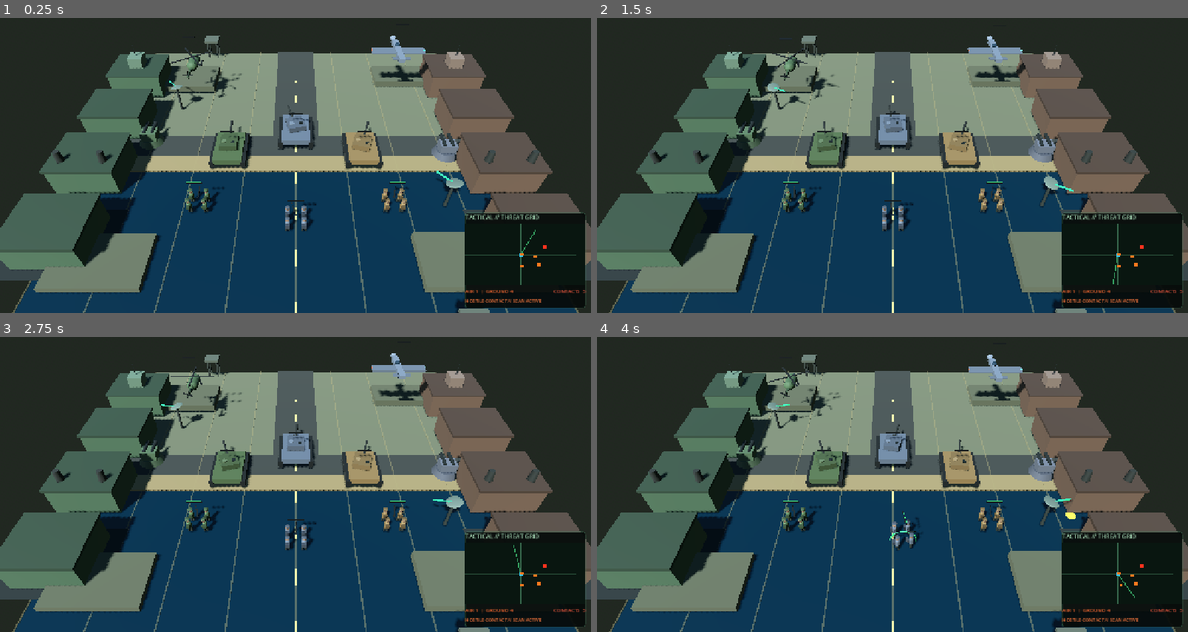
Above: before the commit, frames 1-4 (two rows, left to right).
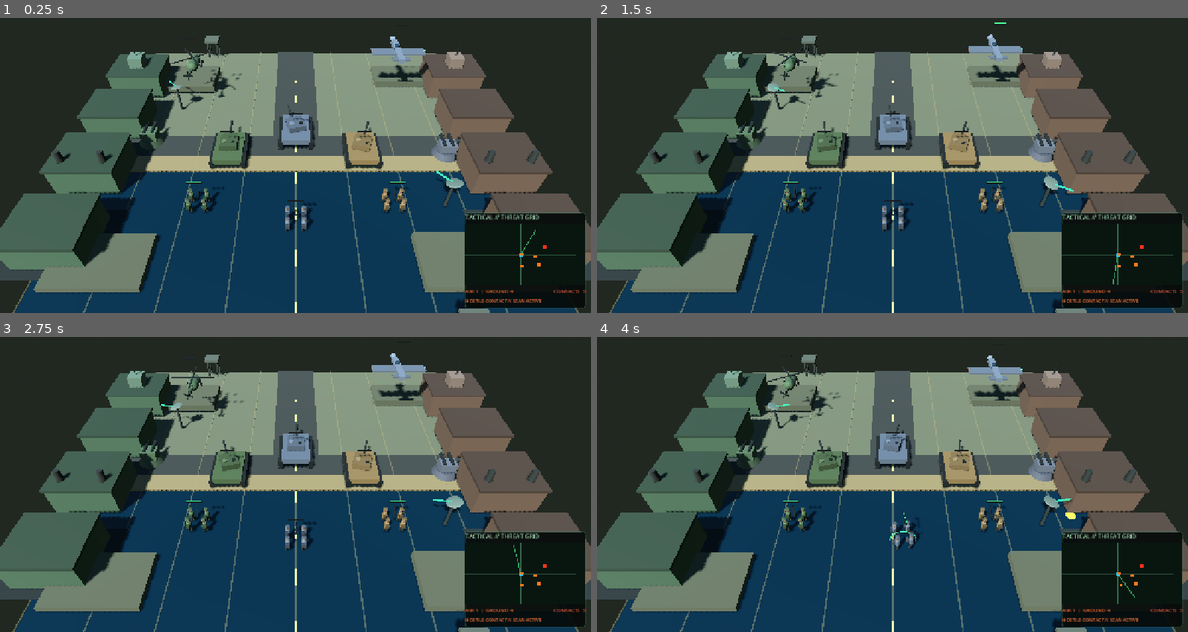
Above: after the commit, the same moments.

Repository: Jamalalbaroty/storm-generals-mobil
Game: Godot game, scene res://prototype_3d/battlefield_3d.tscn
Same seed, same stepped clock (60 frames per second), same inputs: the game is played once before the commit and once after it. This scene is started directly instead of the project's main scene.
Inputs (mouse positions are in pixels of both pictures, inside the frame that each line leads up to):
- Up to frame 1 (0.25 s): no input
- Up to frame 2 (1.5 s): move the mouse to (1022, 130) at 0.52 s; click (1022, 130) at 0.67 s; drag from (774, 162) to (862, 212) at 1.27 s
- Up to frame 3 (2.75 s): move the mouse to (354, 393) at 2.02 s; click (354, 393) at 2.17 s
- Up to frame 4 (4 s): drag from (862, 531) to (715, 416) at 2.77 s; move the mouse to (1069, 516) at 3.52 s; click (1069, 516) at 3.67 s

The runs differ from the first frame. In frame 1, 0.3% of the frame differs, in the area x 29-73%, y 6-27%; in frame 2, 0.4%, in the area x 29-73%, y 1-28%; in frame 3, 0.2%; in frame 4, 0.3%.

Commit message:
test: verify carrier aircraft deck recovery and landing

Diff:
--- a/prototype_3d/battlefield_3d.gd
+++ b/prototype_3d/battlefield_3d.gd
@@ -1297,9 +1297,11 @@
 		flight.age = age
 		var phase := float(flight.get("phase", 0.0)) + delta * 0.72
 		flight.phase = phase
-		var radius := 5.5 if age < 6.0 else lerpf(5.5, 1.2, clampf((age - 6.0) / 3.0, 0.0, 1.0))
+		var landing_progress := clampf((age - 6.0) / 3.0, 0.0, 1.0)
+		var radius := 5.5 if age < 6.0 else lerpf(5.5, 0.0, landing_progress)
 		var angle := phase + float(flight.get("lane", 0.0))
-		aircraft.global_position = carrier.global_position + Vector3(cos(angle) * radius, 4.8 + sin(phase * 2.0) * 0.18, sin(angle) * radius)
+		var flight_height := 4.8 + sin(phase * 2.0) * 0.18 if age < 6.0 else lerpf(4.8, 1.48, landing_progress)
+		aircraft.global_position = carrier.global_position + Vector3(cos(angle) * radius, flight_height, sin(angle) * radius)
 		aircraft.rotation.y = -angle
 		if age >= 9.0:
 			aircraft.queue_free()
--- a/prototype_3d/smoke_test.gd
+++ b/prototype_3d/smoke_test.gd
@@ -190,6 +190,19 @@
 		quit(1)
 		return
 
+	# Verify the patrol aircraft descends onto the carrier deck before despawning.
+	battlefield.call("_update_carrier_air_operations", 8.7)
+	var landing_offset: Vector3 = launched_aircraft.global_position - test_carrier.global_position
+	if not is_instance_valid(launched_aircraft) or absf(landing_offset.y - 1.48) > 0.15 or Vector2(landing_offset.x, landing_offset.z).length() > 0.35:
+		push_error("Carrier patrol aircraft did not complete its deck approach")
+		quit(1)
+		return
+	battlefield.call("_update_carrier_air_operations", 0.3)
+	if battlefield.carrier_aircraft.size() != 0 or is_instance_valid(launched_aircraft):
+		push_error("Carrier patrol aircraft was not recovered after landing")
+		quit(1)
+		return
+
 	var stable_artillery := battlefield.game_unit_nodes.get("player|4|artillery") as Node3D
 	battlefield.call("sync_game_units", archetype_records, map_rect)
 	if battlefield.game_unit_nodes.get("player|4|artillery") != stable_artillery or battlefield.showcase_turrets.size() != battlefield.showcase_tanks.size():
